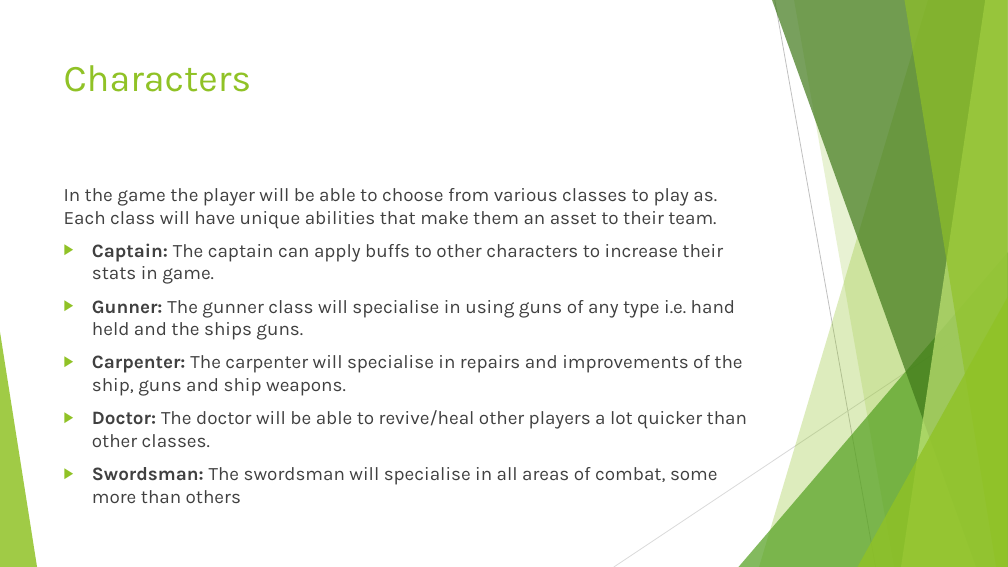
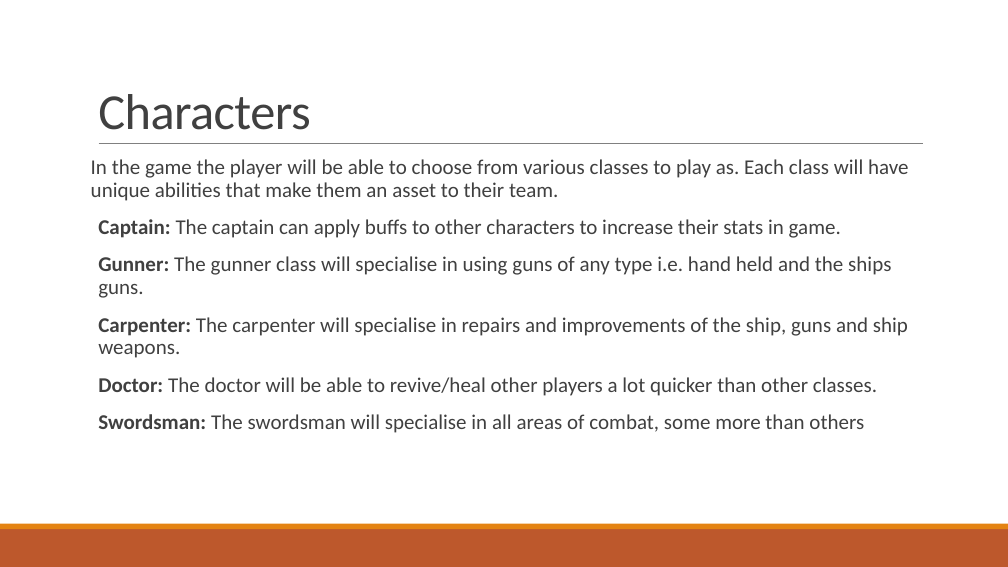
Before and after one commit to StephenGault/GamesDevelopmentGroupWork, a slide deck: slide 4 of Games presentation first draft.pptx. Drawn at 1008x567 pixels with LibreOffice and Linux fonts; fonts in the diff are those of the drawing. Boxes give left, top, right and bottom in pixels: in the first picture for what was removed or moved away, otherwise in the second. Text is boxed around its words. In the diff, an @@ line names an element or a change of style, - is before the commit and + after.

```diff
--- a/Games presentation first draft.pptx
+++ b/Games presentation first draft.pptx
@@ title "Characters": place and size @@
-title "Characters" at [64,65,252,92]
+title "Characters" at [98,94,310,130]
@@ title "Characters" at [98,94,310,130]: size 36 to 48 pt, font Karla to Calibri, text colour #90C226 to #404040, letter spacing 0 to -0.5 pt; line spacing 1 to 0.85; vertical alignment top to bottom @@
@@ line added from (99, 144) to (923, 144), #808080 0.5 pt @@
@@ text "In the game the player ...": place and size @@
-text "In the game the player ..." at [64,188,747,503]
+text "In the game the player ..." at [91,159,909,433]
@@ text "In the game the player ..." at [91,159,909,433]: size 18 to 20 pt, font Karla to Calibri; line spacing 1 to 0.9; more space between paragraphs; bullet ▶ to  ; bullet colour #90C226 to #E48312 @@
@@ group removed at [0,0,1008,567]: 5 freeform shapes, 3 triangles, 2 lines @@
@@ rectangle added at [0,529,1008,567], fill #BD582C @@
@@ rectangle added at [0,524,1008,529], fill #E48312 @@
```
Also in this commit, not shown: 4 other slides changed, 4 slides added.
